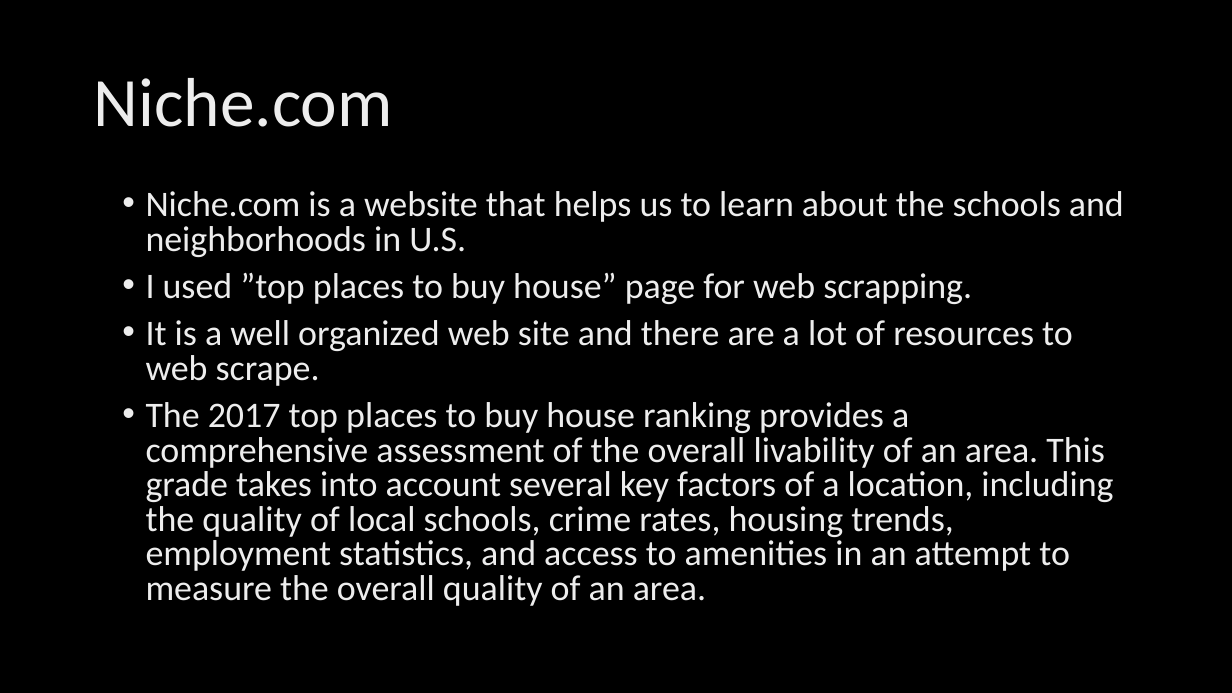
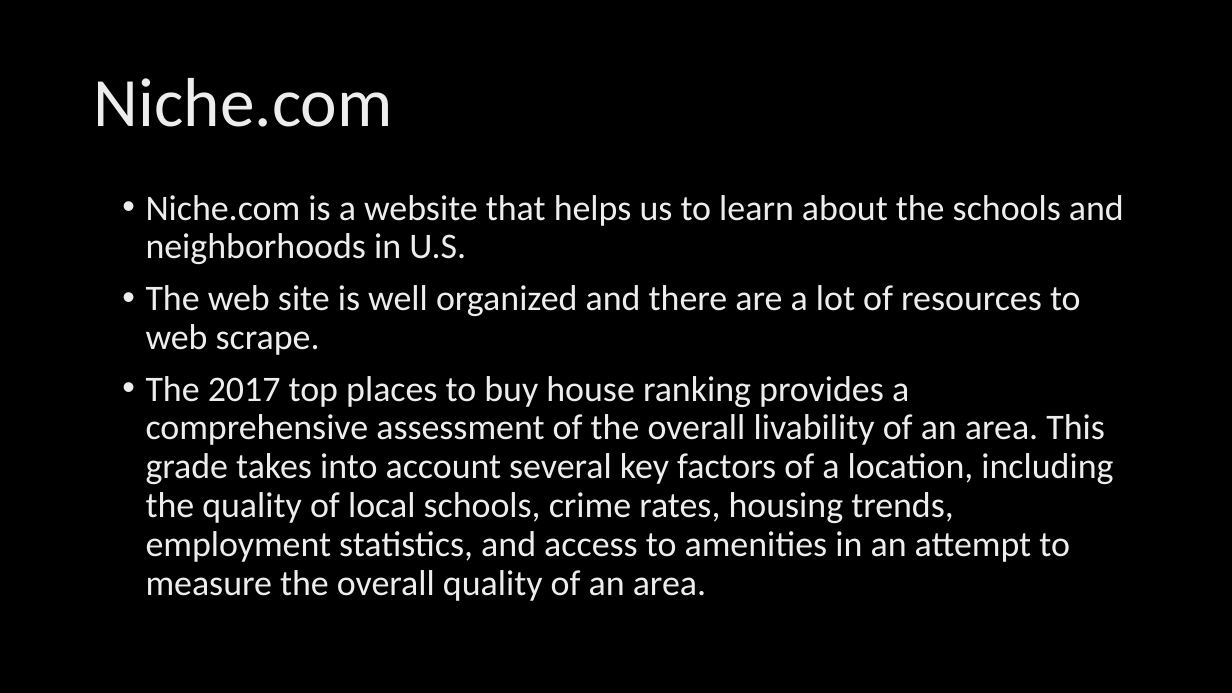
Before and after one commit to moonkang90/moonkang_proj2, a slide deck: slide 2 of MoonKangSCRAPY/realestate/Presentation- project 2 .pptx. Drawn at 1232x693 pixels with LibreOffice and Linux fonts; fonts in the diff are those of the drawing; background and template pictures are left out. Boxes give left, top, right and bottom in pixels: in the first picture for what was removed or moved away, otherwise in the second. Text is boxed around its words. In the diff, an @@ line names an element or a change of style, - is before the commit and + after.

```diff
--- a/MoonKangSCRAPY/realestate/Presentation- project 2 .pptx
+++ b/MoonKangSCRAPY/realestate/Presentation- project 2 .pptx
@@ text at [146, 195, 1124, 601]: line spacing 0.8 to 0.9 @@
@@ text at [146, 285, 1081, 355]: text changed @@
-• I used ”top places to buy house” page for web scrapping.
-• It is a well organized web site and there are a lot of resources to web scrape.
+• The web site is well organized and there are a lot of resources to web scrape.
```
Also in this commit, not shown: 6 other slides changed, 2 other files.
